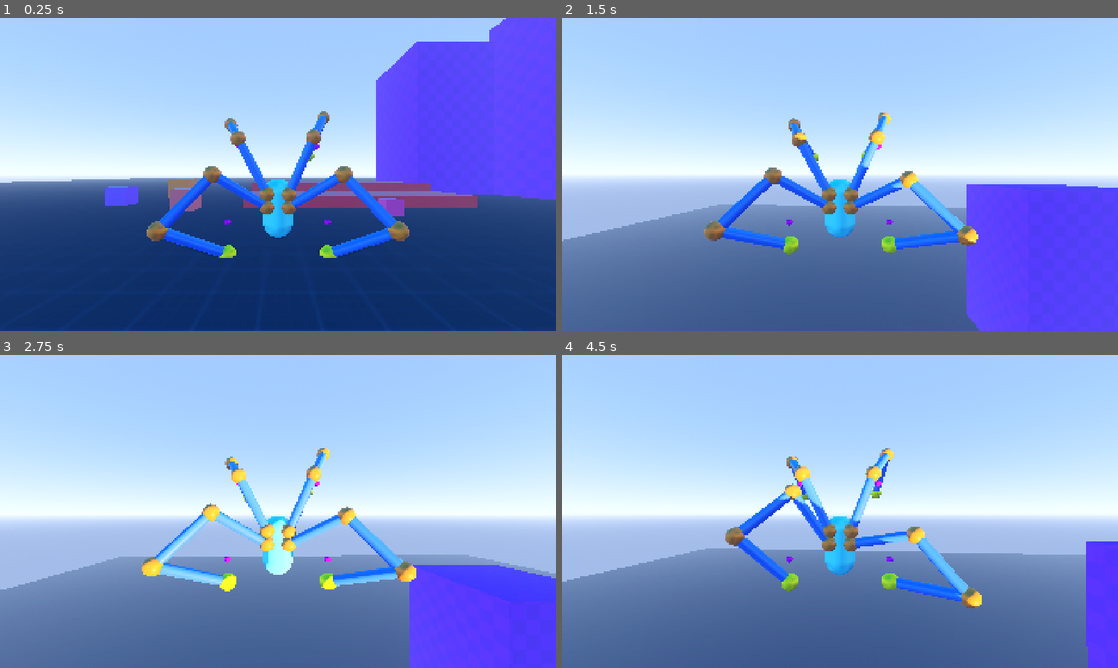
Above: before the commit, frames 1-4 (two rows, left to right).
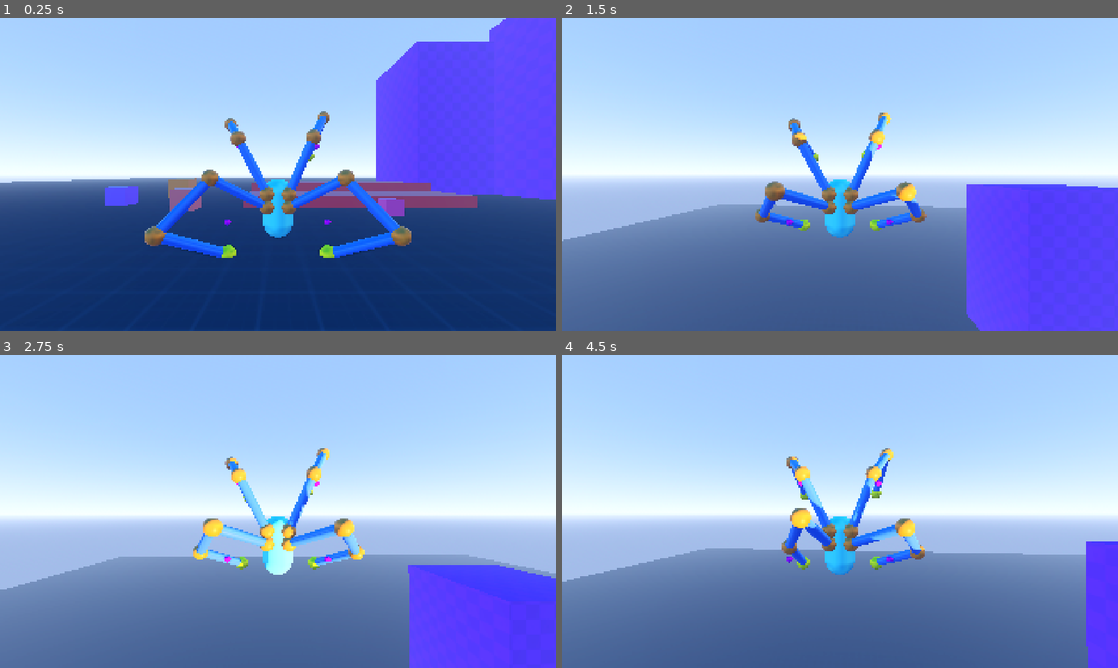
Above: after the commit, the same moments.

Repository: lliamsymonds04/doc-oc
Game: Godot game, scene res://main.tscn
The game is run twice, just before and just after one commit, with the same random seed, the same clock (stepped at 60 frames per second) and the same inputs.
Inputs (mouse positions are in pixels of both pictures, inside the frame that each line leads up to):
- Up to frame 1 (0.25 s): no input
- Up to frame 2 (1.5 s): move the mouse to (867, 174) at 0.52 s; hold W (forward) from 0.53 s (still down); tap Space (jump) at 0.77 s; move the mouse to (812, 174) at 1.27 s
- Up to frame 3 (2.75 s): keep holding W (forward); tap Space (jump) at 1.52 s; move the mouse to (289, 505) at 2.02 s
- Up to frame 4 (4.5 s): keep holding W (forward); move the mouse to (834, 517) at 2.77 s; tap Space (jump) at 3.02, 3.77 s; move the mouse to (878, 514) at 3.52 s; move the mouse to (795, 508) at 4.27 s

The runs differ from the first frame. In frame 1, 1.7% of the frame differs, in the area x 26-74%, y 47-77%; in frame 2, 4.3%; in frame 3, 4.5%, in the area x 25-75%, y 34-76%; in frame 4, 4.1%.

Commit message:
refactor: converted idle target to onready from optional export

Diff:
--- a/systems/inverse_kinematics/arm_mount.gd
+++ b/systems/inverse_kinematics/arm_mount.gd
@@ -8,7 +8,7 @@
 @export var horizontal_mount: ArmMount
 
 @export_category("Idle targeting")
-@export var idle_target: Node3D
+# @export var idle_target: Node3D
 @export var idle_sway_x: float = 0.0
 @export var idle_sway_y: float = 0.0
 @export var idle_sway_speed: float = 1.0
@@ -18,6 +18,7 @@
 @onready var pole: Node3D = $Pole
 @onready var ground_probe: Node3D = $GroundProbe
 @onready var wall_probe: Node3D = $WallProbe
+@onready var idle_target: Node3D = $IdleTarget
 
 var raycast_config: ArmRaycastConfig
 var _cast_sphere: SphereShape3D
--- a/systems/player/player.tscn
+++ b/systems/player/player.tscn
@@ -36,15 +36,19 @@
 transform = Transform3D(1, 0, 0, 0, 1, 0, 0, 0, 1, 0, 0.99949986, 0)
 shape = SubResource("CapsuleShape3D_m2c1y")
 
-[node name="ArmRight" type="Node3D" parent="Hitbox" unique_id=714455465 node_paths=PackedStringArray("vertical_mount", "horizontal_mount")]
+[node name="ArmRight" type="Node3D" parent="Hitbox" unique_id=714455465 node_paths=PackedStringArray("vertical_mount", "horizontal_mount", "idle_target")]
 transform = Transform3D(1, 0, 0, 0, 1, 0, 0, 0, 1, 0.353, 0.1, 0.377)
 script = ExtResource("2_fqfg4")
 vertical_mount = NodePath("../ArmTopRight")
 horizontal_mount = NodePath("../ArmLeft")
+idle_target = NodePath("IdleTarget")
 metadata/_custom_type_script = "uid://bba0h6wxddaoe"
 
 [node name="GroundProbe" type="Marker3D" parent="Hitbox/ArmRight" unique_id=550686394]
 transform = Transform3D(1, 0, 0, 0, 1, 0, 0, 0, 1, 1.1221828, -1.0204345, 0.6019857)
+
+[node name="IdleTarget" type="Marker3D" parent="Hitbox/ArmRight" unique_id=1422011768]
+transform = Transform3D(1, 0, 0, 0, 1, 0, 0, 0, 1, 1.1221828, -1.0204345, -1.6819203)
 
 [node name="Pole" type="Marker3D" parent="Hitbox/ArmRight" unique_id=1263360260]
 transform = Transform3D(1, 0, 0, 0, 1, 0, 0, 0, 1, 1.253, 0.2, 0.577)
@@ -56,15 +60,19 @@
 material_override = SubResource("StandardMaterial3D_pftr6")
 mesh = SubResource("SphereMesh_m2c1y")
 
-[node name="ArmLeft" type="Node3D" parent="Hitbox" unique_id=241021393 node_paths=PackedStringArray("vertical_mount", "horizontal_mount")]
+[node name="ArmLeft" type="Node3D" parent="Hitbox" unique_id=241021393 node_paths=PackedStringArray("vertical_mount", "horizontal_mount", "idle_target")]
 transform = Transform3D(1, 0, 0, 0, 1, 0, 0, 0, 1, -0.353, 0.1, 0.377)
 script = ExtResource("2_fqfg4")
 vertical_mount = NodePath("../ArmTopLeft")
 horizontal_mount = NodePath("../ArmRight")
+idle_target = NodePath("IdleTarget")
 metadata/_custom_type_script = "uid://bba0h6wxddaoe"
 
 [node name="GroundProbe" type="Marker3D" parent="Hitbox/ArmLeft" unique_id=1044979529]
 transform = Transform3D(1, 0, 0, 0, 1, 0, 0, 0, 1, -1.122, -1.0284808, 0.602)
+
+[node name="IdleTarget" type="Marker3D" parent="Hitbox/ArmLeft" unique_id=1583181527]
+transform = Transform3D(1, 0, 0, 0, 1, 0, 0, 0, 1, -1.122, -1.028, -1.682)
 
 [node name="Pole" type="Marker3D" parent="Hitbox/ArmLeft" unique_id=515761756]
 transform = Transform3D(1, 0, 0, 0, 1, 0, 0, 0, 1, -1.253, 0.2, 0.577)
